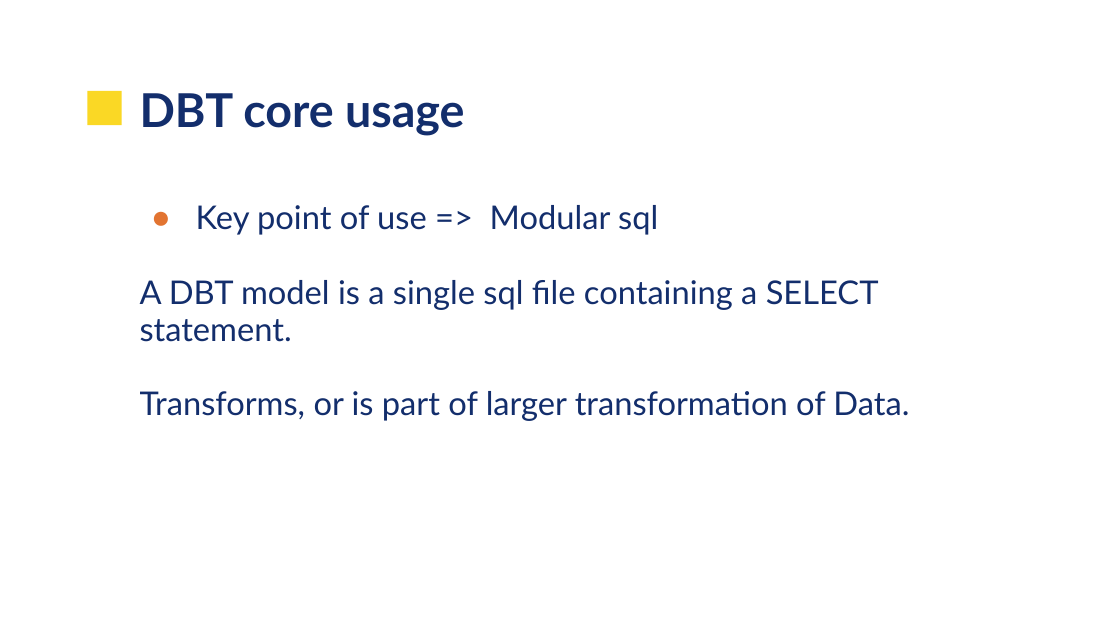
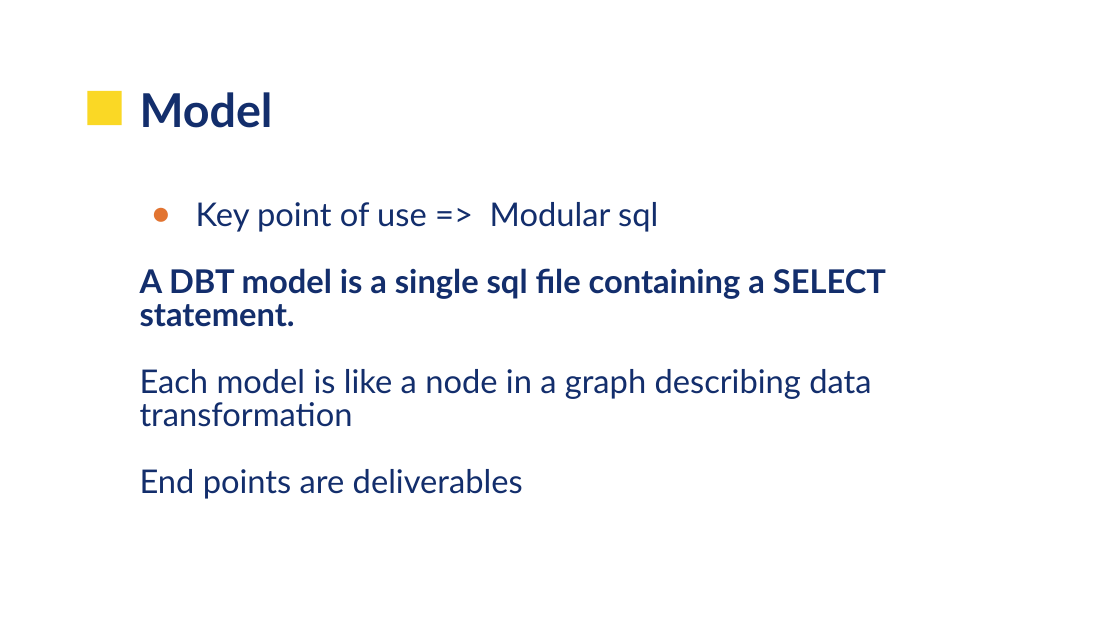
Before and after one commit to UVADS/data_engineering, a slide deck: slide 10 of 11_data_build_tool/UVA-DBT.pptx (slide 6 before the commit). Drawn at 1120x630 pixels with LibreOffice and Linux fonts; fonts in the diff are those of the drawing; background and template pictures are left out. Boxes give left, top, right and bottom in pixels: in the first picture for what was removed or moved away, otherwise in the second. Text is boxed around its words. In the diff, an @@ line names an element or a change of style, - is before the commit and + after.

```diff
--- a/11_data_build_tool/UVA-DBT.pptx
+++ b/11_data_build_tool/UVA-DBT.pptx
@@ title at bbox=[140, 92, 273, 128]: text changed @@
-DBT core usage
+Model
@@ text at bbox=[140, 202, 886, 327]: bold on in "A DBT model is a single sql ..."; line spacing 0.95 to 0.85 @@
@@ text at bbox=[140, 369, 871, 499]: text changed @@
-Transforms, or is part of larger transformation of Data.
+Each model is like a node in a graph describing data transformation
+End points are deliverables
```
Also in this commit, not shown: 4 other slides changed, 9 slides added, 5 slides removed.
